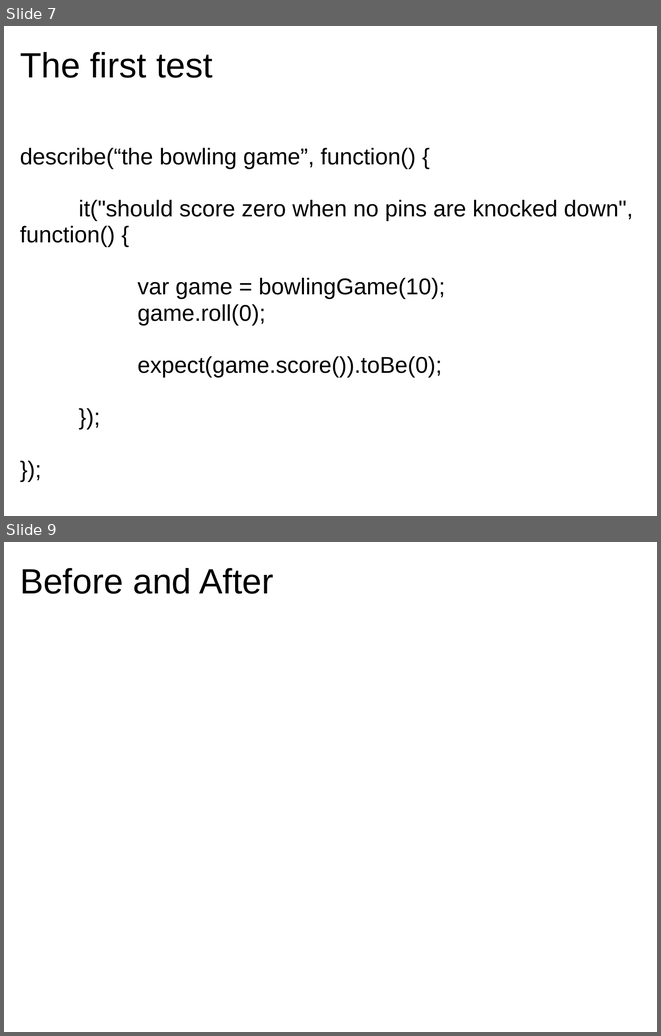
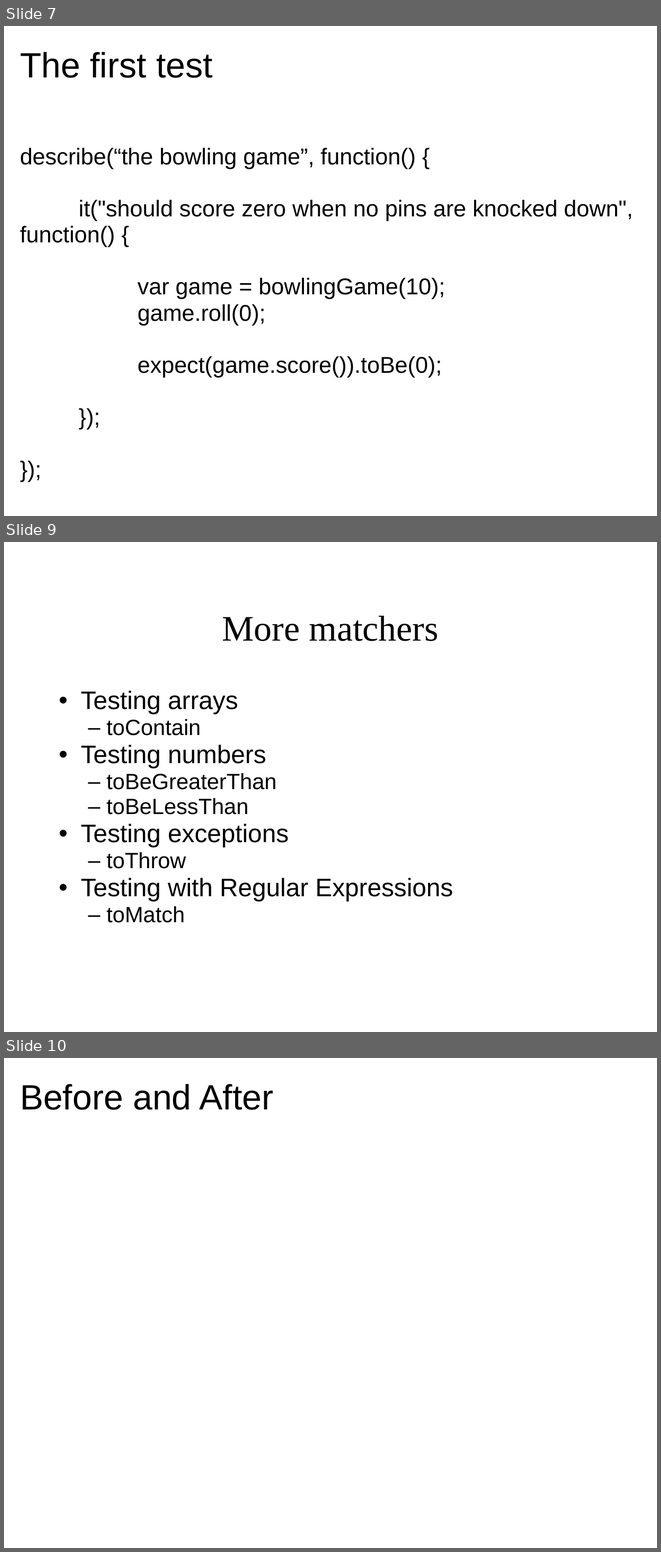
Before and after one commit to jomontanari/JasmineBowlingGame, a slide deck: TestingJavaScript_with_Jasmine.ppt. Shown one above the other, each under a label of ours: slides 7 and 9 before the commit, slides 7, 9 and 10 after it; the slides between them are not shown. The pictures are 661x1036 and 661x1552 pixels, drawn with LibreOffice and Linux fonts; fonts in the diff are those of the drawing. Boxes give left, top, right and bottom in pixels: in the first picture for what was removed or moved away, otherwise in the second. Text is boxed around its words. In the diff, an @@ line names an element or a change of style, - is before the commit and + after.

```diff
--- a/TestingJavaScript_with_Jasmine.ppt
+++ b/TestingJavaScript_with_Jasmine.ppt
@@ slide 9 added at box(4, 542, 657, 1032), background #FFFFFF @@
@@ title added at box(222, 616, 438, 641), 44 pt, text #000000 @@
+More matchers
@@ text added at box(81, 690, 453, 923), 31 pt, text #000000 @@
+• Testing arrays
+  – toContain
+• Testing numbers
+  – toBeGreaterThan
+  – toBeLessThan
+• Testing exceptions
+  – toThrow
+• Testing with Regular Expressions
+  – toMatch
@@ what was slide 9 is now slide 10 @@
```
Also in this commit, not shown: 1 slide changed, 1 other slide added, 2 other files.
